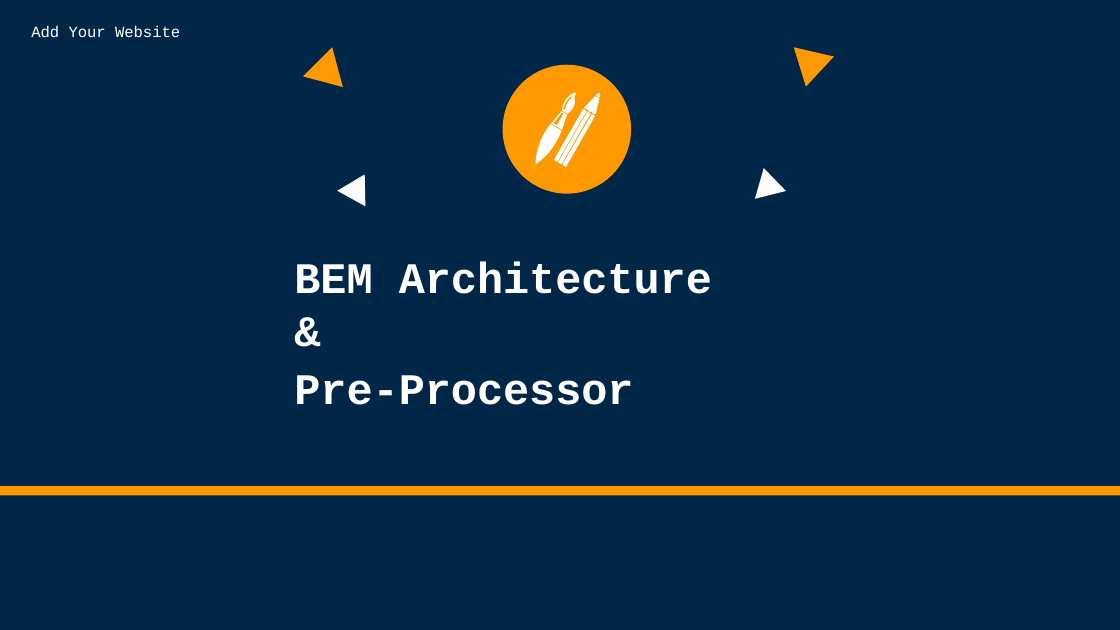
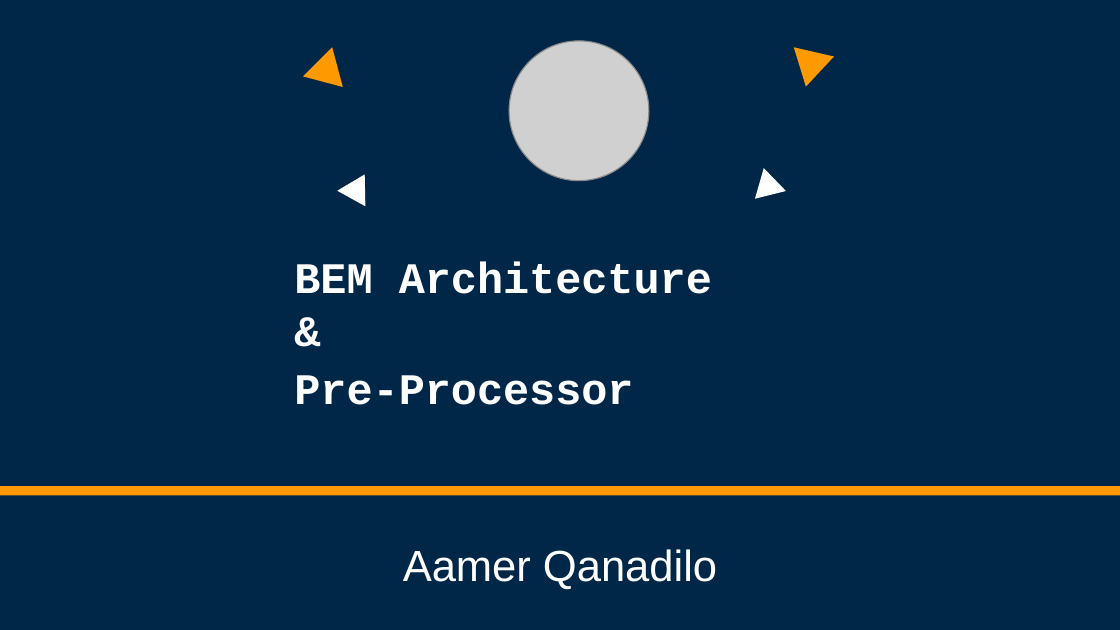
Before and after one commit to Aamer-Qanadilo/BEM_Pre-Processor_Presentation, a slide deck: slide 1 of BEM-Arch.pptx. Drawn at 1120x630 pixels with LibreOffice and Linux fonts; fonts in the diff are those of the drawing; grey boxes stand for pictures. Boxes give left, top, right and bottom in pixels: in the first picture for what was removed or moved away, otherwise in the second. Text is boxed around its words. In the diff, an @@ line names an element or a change of style, - is before the commit and + after.

```diff
--- a/BEM-Arch.pptx
+++ b/BEM-Arch.pptx
@@ text removed at [31,25,180,38] @@
-Add Your Website
@@ picture added at [510,41,650,181] @@
@@ ellipse removed at [503,65,632,194] @@
@@ freeform shape removed at [535,93,600,167] @@
@@ text added at [403,549,717,590], 28 pt, text #FFFFFF @@
+Aamer Qanadilo
```
Also in this commit, not shown: 2 other slides changed, 1 other file.
